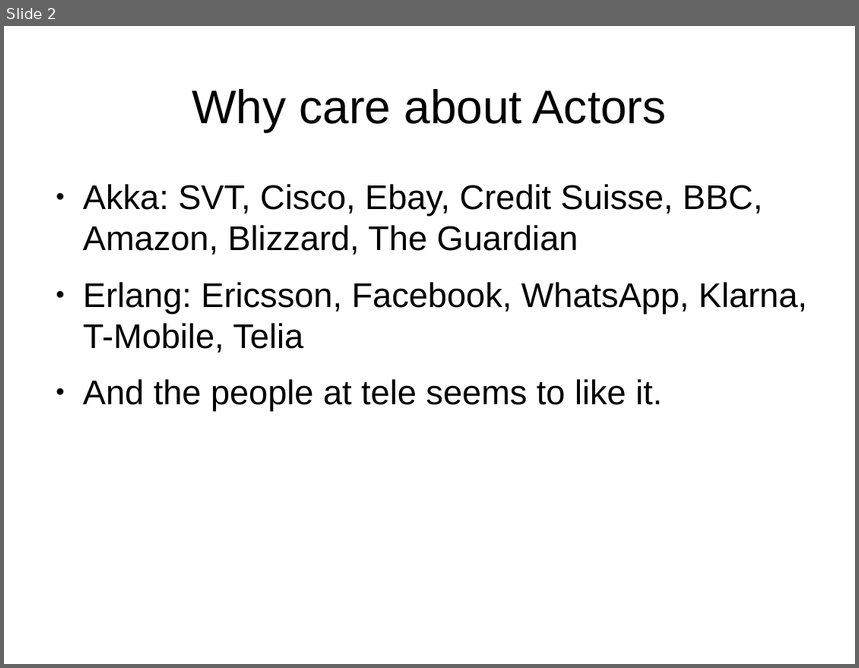
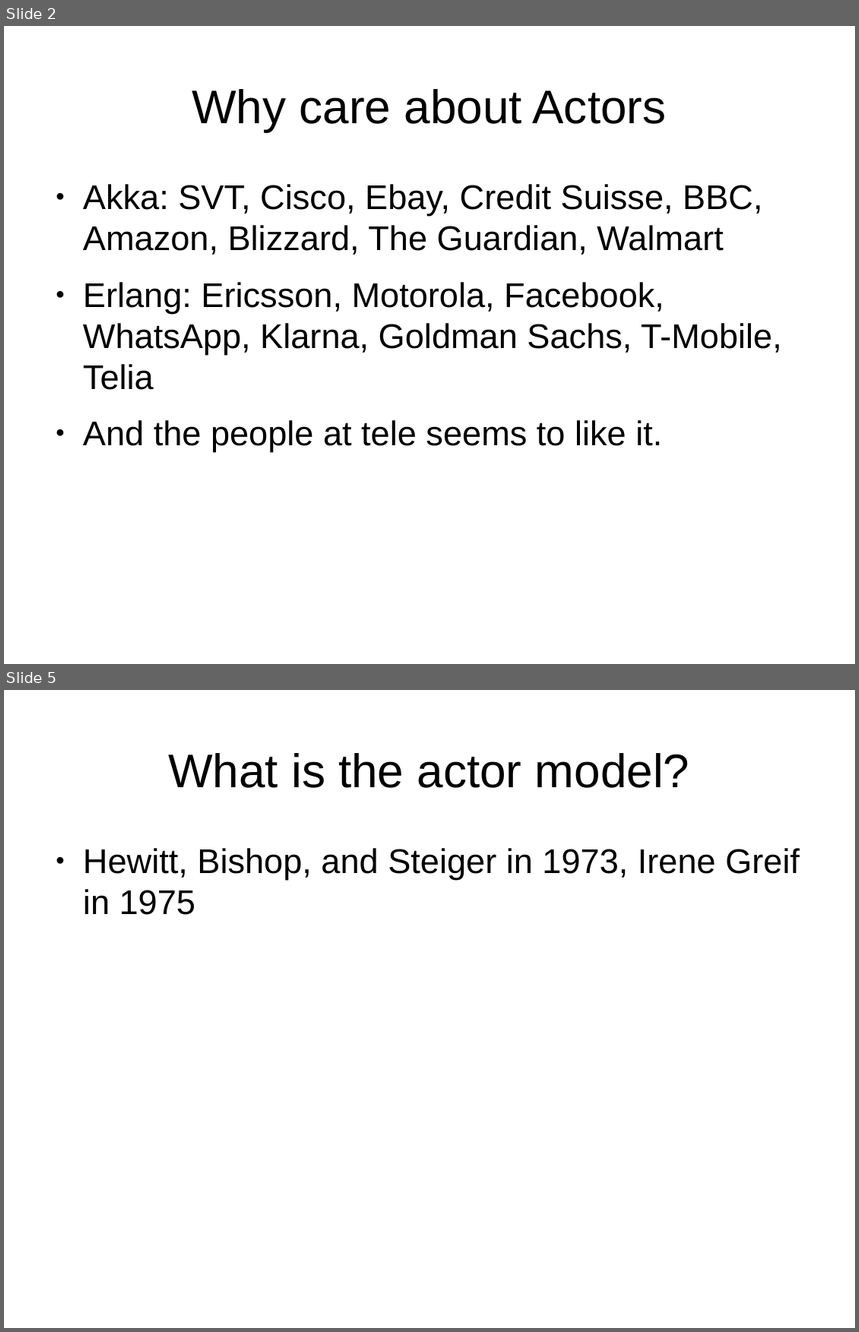
Before and after one commit to tormeh/sanntidpres, a slide deck: Actor model verification talk.odp. Shown one above the other, each under a label of ours: slide 2 before the commit, slides 2 and 5 after it; the slides between them are not shown. The pictures are 859x668 and 859x1332 pixels, drawn with LibreOffice and Linux fonts; fonts in the diff are those of the drawing. Boxes give left, top, right and bottom in pixels: in the first picture for what was removed or moved away, otherwise in the second. Text is boxed around its words. In the diff, an @@ line names an element or a change of style, - is before the commit and + after.

```diff
--- a/Actor model verification talk.odp
+++ b/Actor model verification talk.odp
@@ slide 5 added at bbox=[4, 690, 855, 1328], background #FFFFFF @@
@@ title added at bbox=[168, 753, 690, 788], 44 pt, text #000000 @@
+What is the actor model?
@@ text added at bbox=[83, 848, 800, 915], 32 pt, text #000000 @@
+● Hewitt, Bishop, and Steiger in 1973, Irene Greif in 1975
@@ slide 2 changed as well @@
@@ text at bbox=[83, 184, 782, 390]: text changed @@
-● Akka: SVT, Cisco, Ebay, Credit Suisse, BBC, Amazon, Blizzard, The Guardian
-● Erlang: Ericsson, Facebook, WhatsApp, Klarna, T-Mobile, Telia
+● Akka: SVT, Cisco, Ebay, Credit Suisse, BBC, Amazon, Blizzard, The Guardian, Walmart
+● Erlang: Ericsson, Motorola, Facebook, WhatsApp, Klarna, Goldman Sachs, T-Mobile, Telia
```
Also in this commit, not shown: 7 other slides changed, 8 other slides added, 1 slide removed, 6 other files.
